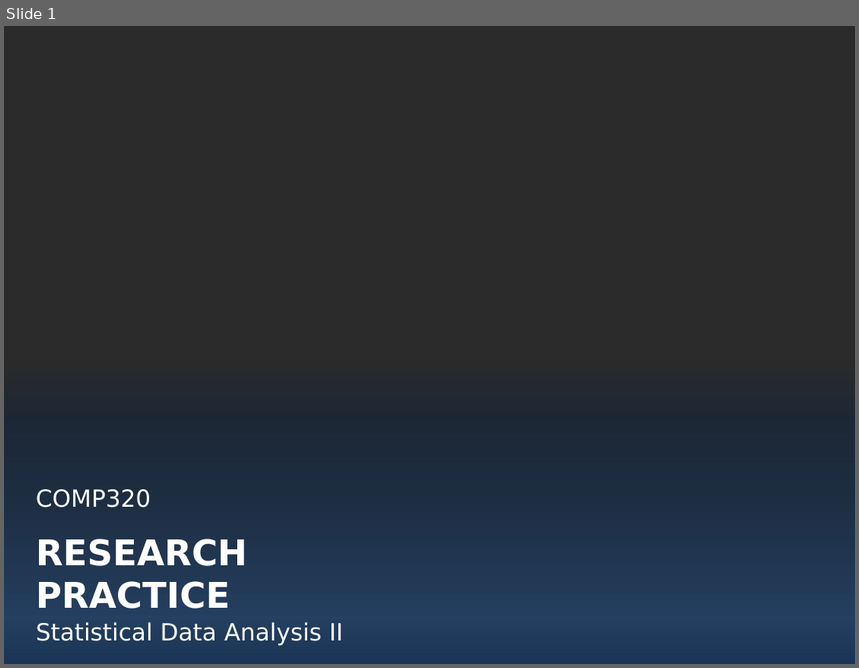
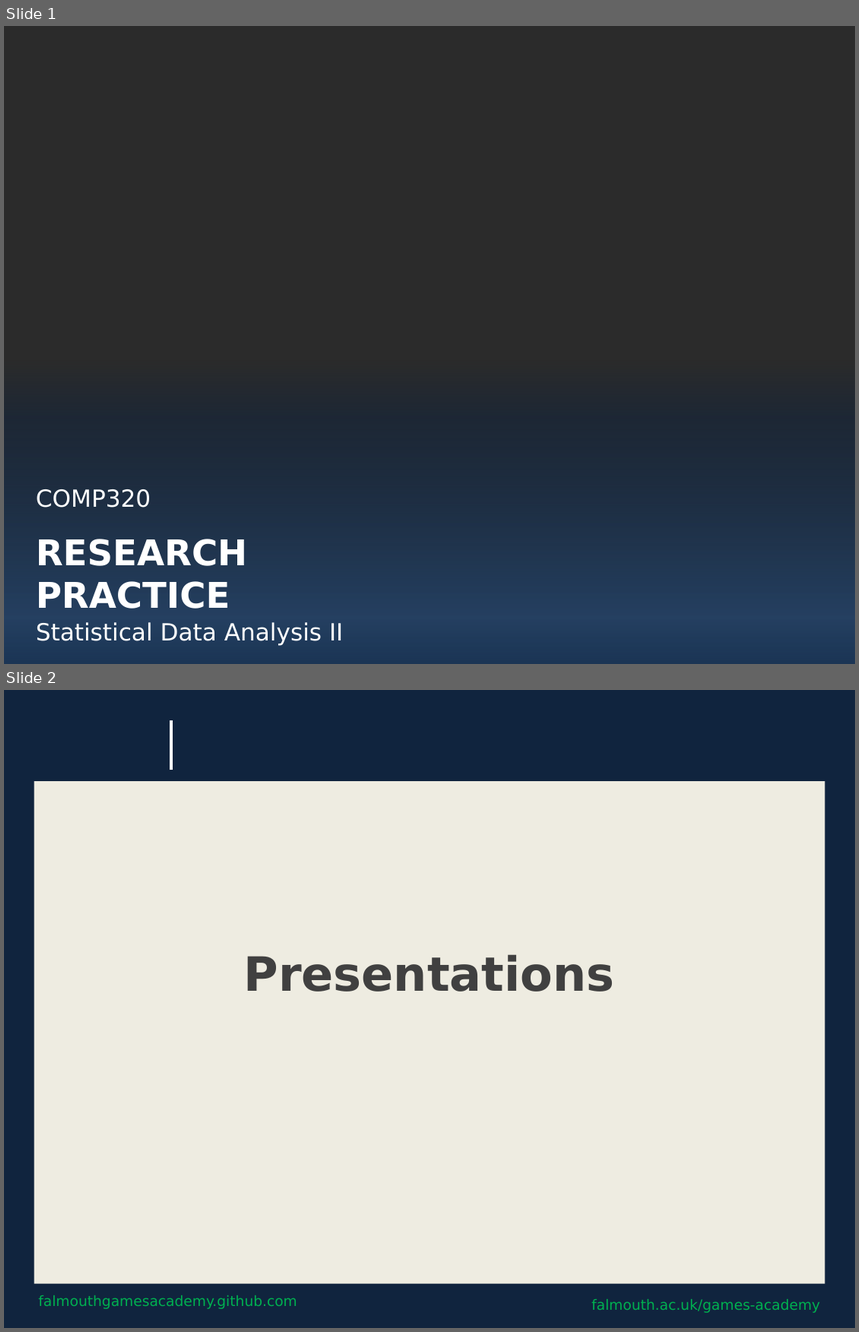
Before and after one commit to Falmouth-Games-Academy/bsc-course-materials, a slide deck: COMP320/10/2019-20-COMP320-10-session-materials.pptx. Shown one above the other, each under a label of ours: slide 1 before the commit, slides 1 and 2 after it. The pictures are 859x668 and 859x1332 pixels, drawn with LibreOffice and Linux fonts; fonts in the diff are those of the drawing; background and template pictures are left out; a plain dark background stands for a picture behind light text. Boxes give left, top, right and bottom in pixels: in the first picture for what was removed or moved away, otherwise in the second. Text is boxed around its words. In the diff, an @@ line names an element or a change of style, - is before the commit and + after.

```diff
--- a/COMP320/10/2019-20-COMP320-10-session-materials.pptx
+++ b/COMP320/10/2019-20-COMP320-10-session-materials.pptx
@@ slide 2 added at [4,690,855,1328], background #0F243E @@
@@ line added from (172, 720) to (172, 769), #FFFFFF 2.5 pt @@
@@ rectangle added at [34,781,825,1284], fill #EEECE1 @@
@@ title added at [243,954,614,992], 40 pt, text #404040, bold @@
+Presentations
@@ text added at [38,1296,297,1309], 12 pt, text #00B050 @@
+falmouthgamesacademy.github.com
@@ text added at [591,1300,820,1313], 12 pt, text #00B050 @@
+falmouth.ac.uk/games-academy
```
Also in this commit, not shown: 28 other slides added, 2 other files.
